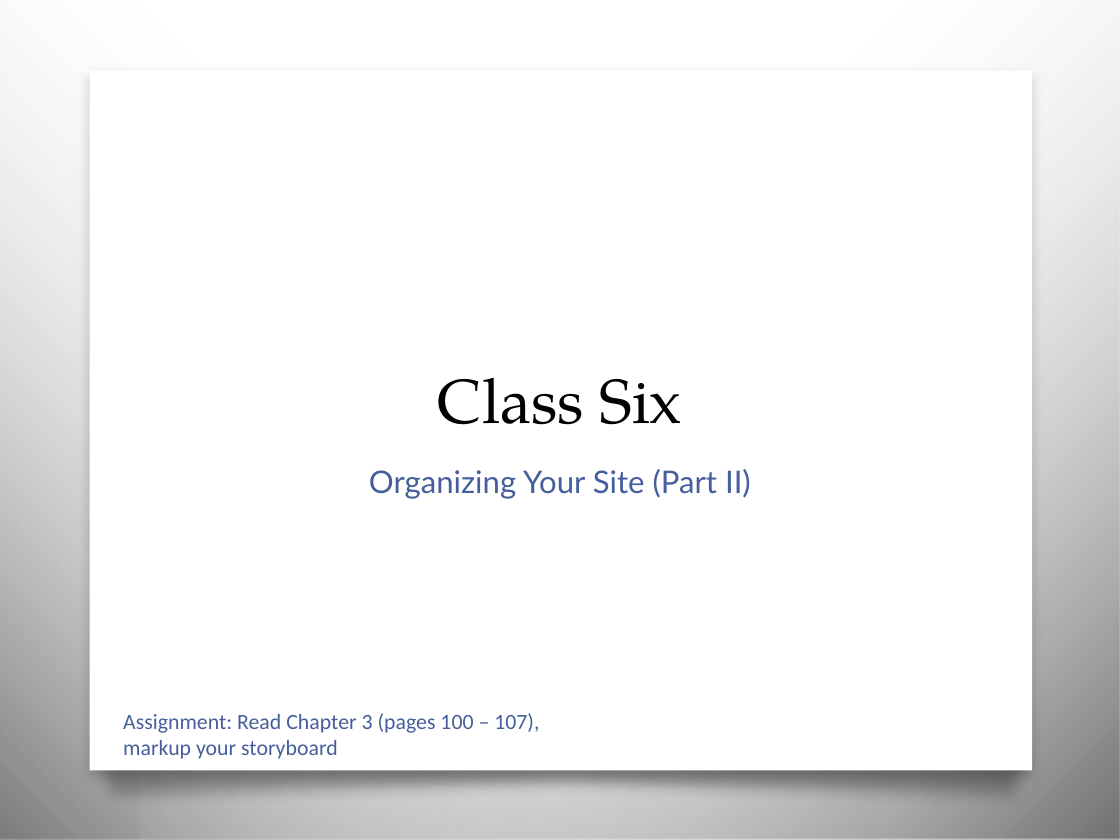
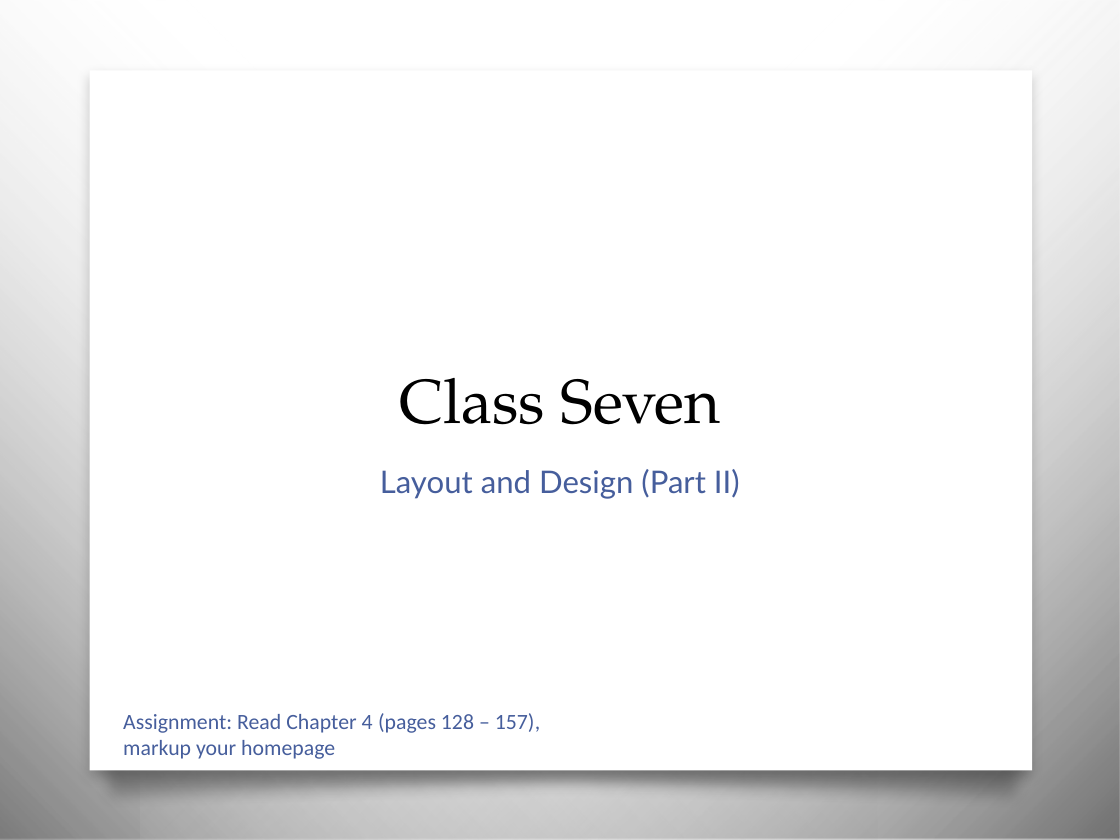
Before and after one commit to awayken/USF-ART329, a slide deck: slide 19 of slides/classsix/slides.pptx (slide 34 before the commit). Drawn at 1120x840 pixels with LibreOffice and Linux fonts; fonts in the diff are those of the drawing; background and template pictures are left out. Boxes give left, top, right and bottom in pixels: in the first picture for what was removed or moved away, otherwise in the second. Text is boxed around its words. In the diff, an @@ line names an element or a change of style, - is before the commit and + after.

Commit message:
Class six

```diff
--- a/slides/classsix/slides.pptx
+++ b/slides/classsix/slides.pptx
@@ title at (x1=399, y1=378, x2=721, y2=425): text changed @@
-Class Six
+Class Seven
@@ text at (x1=380, y1=469, x2=740, y2=498): text changed @@
-Organizing Your Site (Part II)
+Layout and Design (Part II)
@@ text at (x1=123, y1=713, x2=540, y2=759): text changed @@
-Assignment: Read Chapter 3 (pages 100 – 107),
-markup your storyboard
+Assignment: Read Chapter 4 (pages 128 – 157),
+markup your homepage
```
Also in this commit, not shown: 4 other slides changed, 10 slides added, 25 slides removed, 3 other files.
